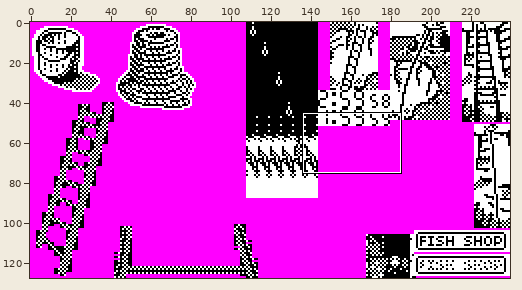
Sprite sheet -- data/masked_items.png. Above: a wide view before the commit, with the close-up outlined.
Close-up. The starting point:
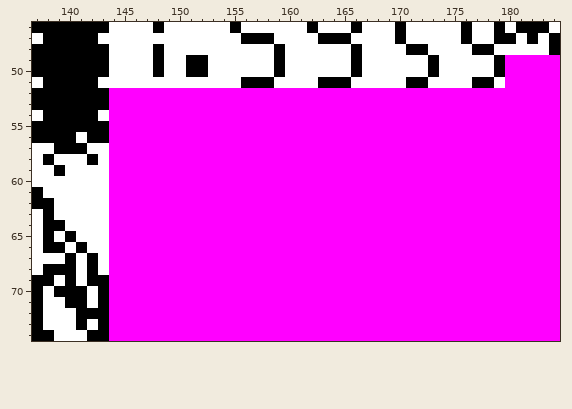
The file is 240x128 pixels. Colours within 5 levels of each other are drawn and written as one. Shown: x 137..184, y 46..74.
New version:
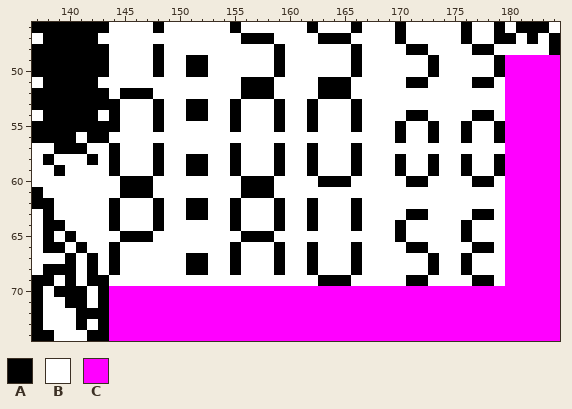
Palette (. is transparent): A #000000  B #ffffff  C #ff00ff
Changes in this commit:
Colour C gives way to colour A in row 52 at x 145 to 147, 156 to 158 and 163 to 165; in row 53 at x 144, 148, 151 to 152, 155, 159, 162 and 166; in row 54 at x 144, 148, 151 to 152, 155, 159, 162, 166, 171 to 172 and 177 to 178; in row 55 at x 144, 148, 155, 159, 162, 166, 170, 173, 176 and 179; in row 56 at x 170, 173, 176 and 179; in row 57 at x 144, 148, 155, 159, 162 and 166.
Colour C gives way to colour A in rows 58 to 59 at x 144, 148, 151 to 152, 155, 159, 162, 166, 170, 173, 176 and 179; in row 60 at x 145 to 147, 156 to 158, 163 to 165, 171 to 172 and 177 to 178; in row 61 at x 145 to 147 and 156 to 158; in row 62 at x 144, 148, 151 to 152, 155, 159, 162 and 166; in row 63 at x 144, 148, 151 to 152, 155, 159, 162, 166, 171 to 172 and 177 to 178; in row 64 at x 144, 148, 155, 159, 162, 166, 170 and 176.
Colour C gives way to colour A in row 65 at x 145 to 147, 156 to 158, 170 and 176; in row 66 at x 144, 155, 159, 162, 166, 171 to 172 and 177 to 178; in rows 67 to 68 at x 144, 151 to 152, 155, 159, 162, 166, 173 and 176; in row 69 at x 163 to 165, 171 to 172 and 177 to 178.
Colour C gives way to colour B in row 52 at x 144, 148 to 155, 159 to 162 and 166 to 179; in row 53 at x 145 to 147, 149 to 150, 153 to 154, 156 to 158, 160 to 161, 163 to 165 and 167 to 179; in row 54 at x 145 to 147, 149 to 150, 153 to 154, 156 to 158, 160 to 161, 163 to 165, 167 to 170, 173 to 176 and 179; in row 55 at x 145 to 147, 149 to 154, 156 to 158, 160 to 161, 163 to 165, 167 to 169, 171 to 172, 174 to 175 and 177 to 178; in row 56 at x 144 to 169, 171 to 172, 174 to 175 and 177 to 178; in row 57 at x 145 to 147, 149 to 154, 156 to 158, 160 to 161, 163 to 165 and 167 to 179.
Colour C gives way to colour B in rows 58 to 59 at x 145 to 147, 149 to 150, 153 to 154, 156 to 158, 160 to 161, 163 to 165, 167 to 169, 171 to 172, 174 to 175 and 177 to 178; in row 60 at x 144, 148 to 155, 159 to 162, 166 to 170, 173 to 176 and 179; in row 61 at x 144, 148 to 155 and 159 to 179; in row 62 at x 145 to 147, 149 to 150, 153 to 154, 156 to 158, 160 to 161, 163 to 165 and 167 to 179; in row 63 at x 145 to 147, 149 to 150, 153 to 154, 156 to 158, 160 to 161, 163 to 165, 167 to 170, 173 to 176 and 179; in row 64 at x 145 to 147, 149 to 154, 156 to 158, 160 to 161, 163 to 165, 167 to 169, 171 to 175 and 177 to 179.
Colour C gives way to colour B in row 65 at x 144, 148 to 155, 159 to 169, 171 to 175 and 177 to 179; in row 66 at x 145 to 154, 156 to 158, 160 to 161, 163 to 165, 167 to 170, 173 to 176 and 179; in rows 67 to 68 at x 145 to 150, 153 to 154, 156 to 158, 160 to 161, 163 to 165, 167 to 172, 174 to 175 and 177 to 179; in row 69 at x 144 to 162, 166 to 170, 173 to 176 and 179.
